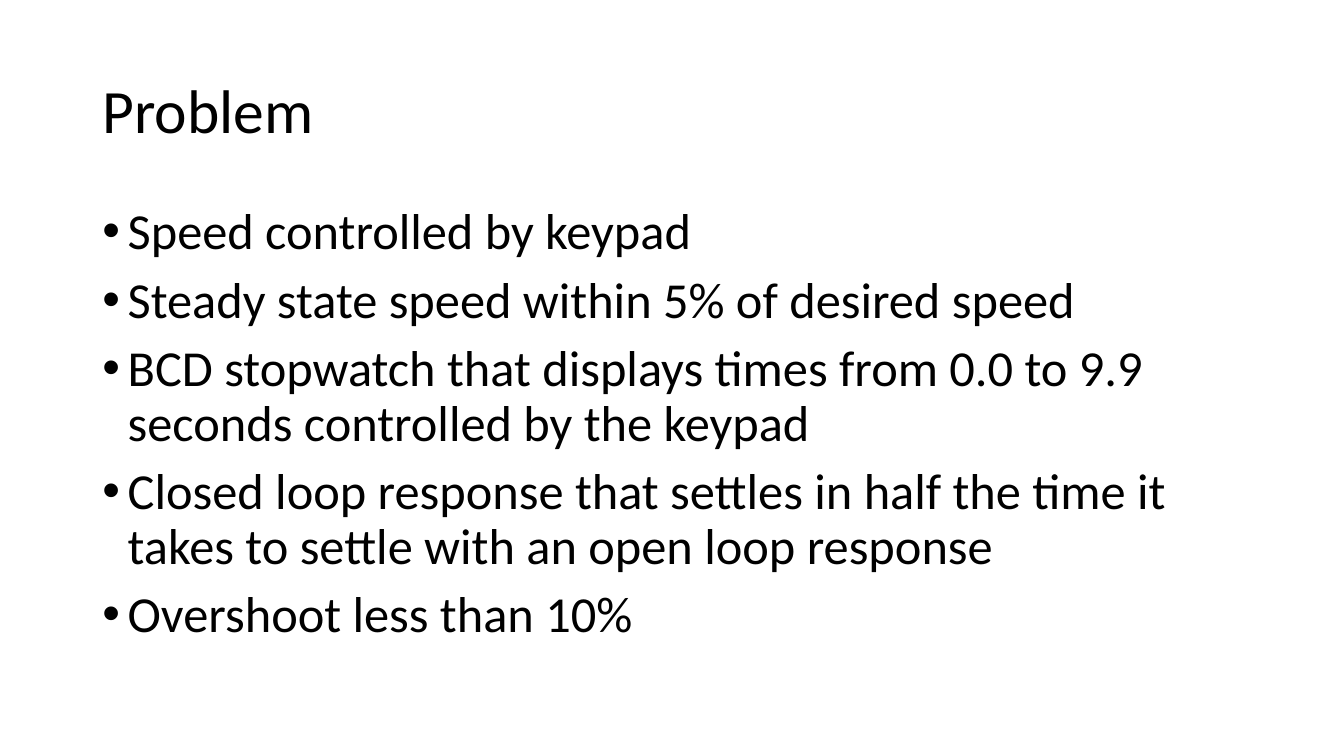
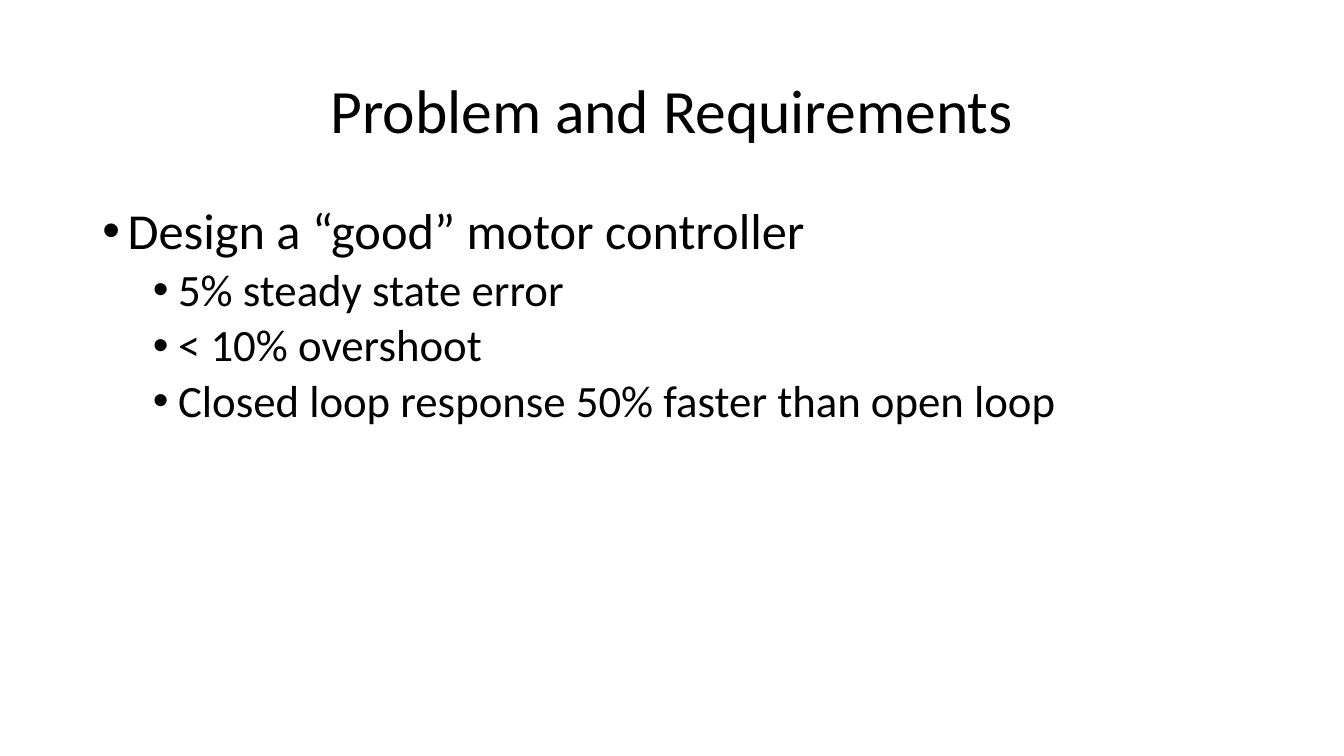
Before and after one commit to jdriscoll7/ELEC_3050, a slide deck: slide 2 of presentation/Final Projection Presentation.pptx. Drawn at 1344x756 pixels with LibreOffice and Linux fonts; fonts in the diff are those of the drawing. Boxes give left, top, right and bottom in pixels: in the first picture for what was removed or moved away, otherwise in the second. Text is boxed around its words. In the diff, an @@ line names an element or a change of style, - is before the commit and + after.

```diff
--- a/presentation/Final Projection Presentation.pptx
+++ b/presentation/Final Projection Presentation.pptx
@@ title at <box>330,90,1012,143</box>: text changed @@
-Problem
+Problem and Requirements
@@ text at <box>128,213,1055,425</box>: text changed; size 36 to 32 pt @@
-• Speed controlled by keypad
-• Steady state speed within 5% of desired speed
-• BCD stopwatch that displays times from 0.0 to 9.9 seconds controlled by the keypad
-• Closed loop response that settles in half the time it takes to settle with an open loop response
-• Overshoot less than 10%
+• Design a “good” motor controller
+  • 5% steady state error
+  • < 10% overshoot
+  • Closed loop response 50% faster than open loop
```
Also in this commit, not shown: 6 other slides changed, 3 slides added, 1 slide removed.
